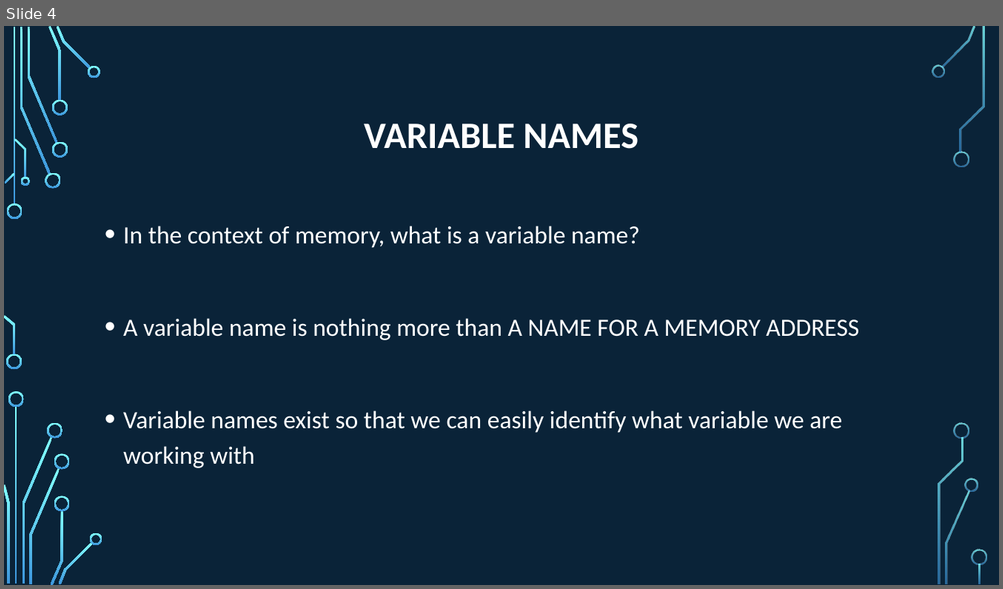
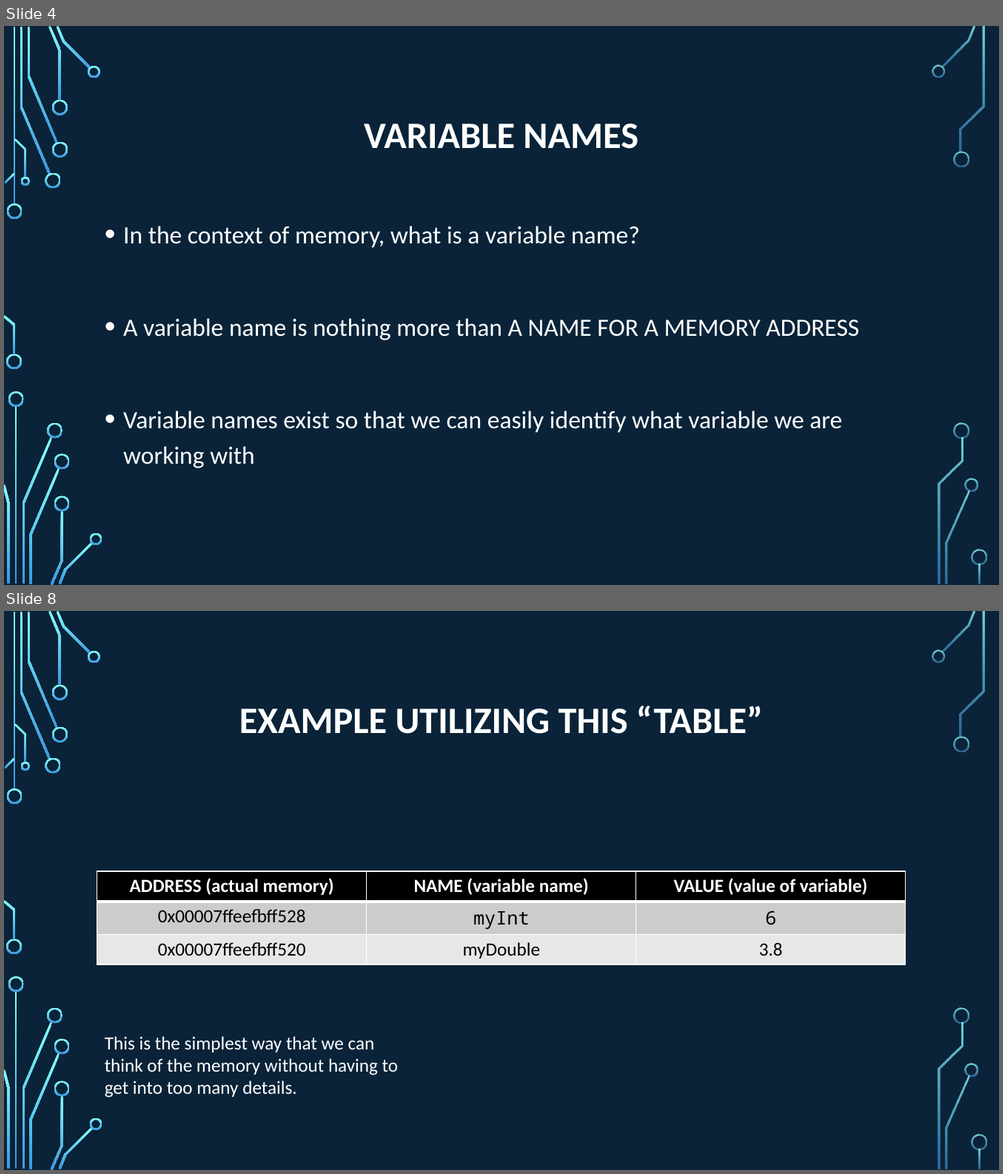
Before and after one commit to psypdt/ZIS_C-_Summer_Course_2019, a slide deck: Day_5/Day_5.pptx. Shown one above the other, each under a label of ours: slide 4 before the commit, slides 4 and 8 after it; the slides between them are not shown. The pictures are 1003x589 and 1003x1174 pixels, drawn with LibreOffice and Linux fonts; fonts in the diff are those of the drawing; background and template pictures are left out. Boxes give left, top, right and bottom in pixels: in the first picture for what was removed or moved away, otherwise in the second. Text is boxed around its words. In the diff, an @@ line names an element or a change of style, - is before the commit and + after.

```diff
--- a/Day_5/Day_5.pptx
+++ b/Day_5/Day_5.pptx
@@ slide 8 added at (4,611,999,1170), background picture (left out); not listed: 36 template elements that a slide beside it also shows @@
@@ title added at (239,706,762,734), 36 pt, text #FFFFFF, bold @@
+EXAMPLE UTILIZING THIS “TABLE”
@@ table added at (97,871,905,963), 3 rows, 3 columns @@
+ADDRESS (actual memory) | NAME (variable name) | VALUE (value of variable)
+0x00007ffeefbff528 | myInt | 6
+0x00007ffeefbff520 | myDouble | 3.8
@@ text added at (105,1037,398,1098), 18 pt, text #FFFFFF @@
+This is the simplest way that we can think of the memory without having to get into too many details.
```
Also in this commit, not shown: 2 slides changed, 23 other slides added, 1 slide removed, 1 other file.
